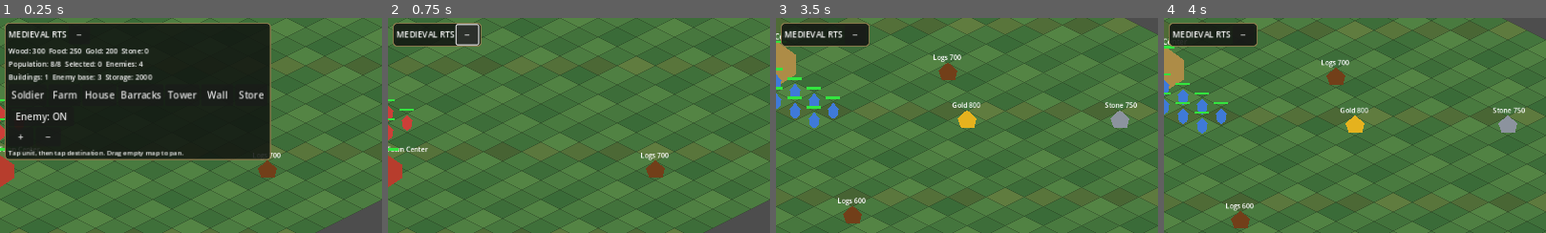
Above: before the commit, frames 1-4 (left to right).
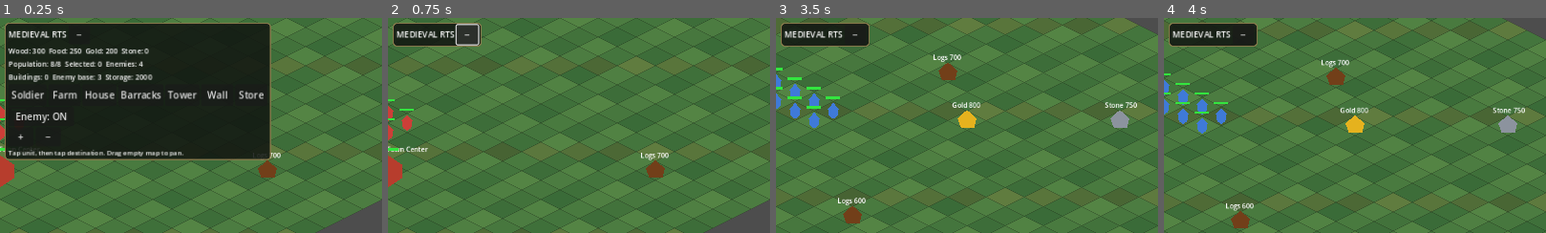
Above: after the commit, the same moments.

Repository: noub1234567-cmd/Medieval-RTS-Mobile
Game: Godot game, scene res://scenes/main.tscn
Same seed, same stepped clock (60 frames per second), same inputs: the game is played once before the commit and once after it.
Inputs (mouse positions are % of the whole screen's width and height, from its top left):
- Up to frame 1 (0.25 s): no input
- Up to frame 2 (0.75 s): click "−" at 0.5 s
- Up to frame 3 (3.5 s): click "Pause" at 1.25 s; click "Resume" at 2 s; move the mouse to (45, 70) at 2.77 s; hold W from 2.78 s (still down); click (45, 70) at 2.92 s
- Up to frame 4 (4 s): release W at 3.5 s; drag from (80, 65) to (45, 70) at 3.52 s
The pictures show only the part of the screen within x 0-50%, y 0-50%; the shares and areas given below are measured in that part.

The runs differ from the first frame. In frame 1, less than 0.1% of the frame differs, in the area x 11-13%, y 26-29%; in frame 2, nothing differs; in frame 3, 0.8%; in frame 4, 0.8%, in the area x 0-6%, y 9-33%.
Error after the commit: Invalid assignment of property or key 'town_center_level' with value of type 'int' on a base object of type 'Node2D (building.gd)'. (res://scripts/game.gd:122)

Commit message:
Add Town Center level 2 upgrade workflow

Diff:
--- a/scripts/game.gd
+++ b/scripts/game.gd
@@ -52,6 +52,7 @@
 var enemy_toggle_button: Button
 var cancel_build_button: Button
 var demolish_building_button: Button
+var upgrade_town_center_button: Button
 var pause_toggle_button: Button
 var game_paused := false
 var enemy_attack_losses := 0
@@ -118,6 +119,7 @@
 	depot.health=1000
 	depot.name="Town Center"
 	depot.building_type="Town Center"
+	depot.town_center_level=1
 	depot.position=grid_to_screen(Vector2i(11,11))
 	var shape:=Polygon2D.new()
 	shape.polygon=PackedVector2Array([Vector2(0,-38),Vector2(34,-14),Vector2(34,18),Vector2(0,40),Vector2(-34,18),Vector2(-34,-14)])
@@ -273,6 +275,12 @@
 				nearest=unit
 	return nearest
 
+func find_town_center_at(pos:Vector2)->Node2D:
+	for building in buildings:
+		if is_instance_valid(building) and building.team==0 and building.building_type=="Town Center" and building.health>0 and pos.distance_to(building.position)<90.0:
+			return building
+	return null
+
 func find_player_building_at(pos:Vector2)->Node2D:
 	var nearest:Node2D=null
 	var best_distance:=58.0
@@ -307,6 +315,14 @@
 		if is_instance_valid(demolish_building_button):demolish_building_button.visible=false
 		help_label.text="Construction selected — cancel to recover 60% of cost"
 		return
+	var town_center=find_town_center_at(pos)
+	if town_center!=null:
+		clear_selection()
+		selected_building=town_center
+		if is_instance_valid(upgrade_town_center_button): upgrade_town_center_button.visible=true
+		if is_instance_valid(demolish_building_button): demolish_building_button.visible=false
+		help_label.text="Town Center selected — upgrade to Level 2"
+		return
 	var structure=find_player_building_at(pos)
 	if structure!=null:
 		clear_selection()
@@ -355,6 +371,7 @@
 	selected_building=null
 	if is_instance_valid(cancel_build_button):cancel_build_button.visible=false
 	if is_instance_valid(demolish_building_button):demolish_building_button.visible=false
+	if is_instance_valid(upgrade_town_center_button):upgrade_town_center_button.visible=false
 
 func add_selection(u:Node2D) -> void:
 	if not selected.has(u):
@@ -491,6 +508,14 @@
 	demolish_building_button.z_index=100
 	demolish_building_button.pressed.connect(demolish_selected_building)
 	hud.add_child(demolish_building_button)
+	upgrade_town_center_button=Button.new()
+	upgrade_town_center_button.text="Upgrade Town Center (L2)"
+	upgrade_town_center_button.custom_minimum_size=Vector2(220,44)
+	upgrade_town_center_button.position=Vector2(8,154)
+	upgrade_town_center_button.visible=false
+	upgrade_town_center_button.z_index=100
+	upgrade_town_center_button.pressed.connect(upgrade_selected_town_center)
+	hud.add_child(upgrade_town_center_button)
 	var zoom_row:=HBoxContainer.new()
 	v.add_child(zoom_row)
 	var zoom_in:=Button.new()
@@ -769,6 +794,7 @@
 	selected_building=null
 	if is_instance_valid(cancel_build_button):cancel_build_button.visible=false
 	if is_instance_valid(demolish_building_button):demolish_building_button.visible=false
+	if is_instance_valid(upgrade_town_center_button):upgrade_town_center_button.visible=false
 	help_label.text="Building demolished — 15% of resources refunded"
 	update_status()
 
@@ -785,6 +811,33 @@
 	if unit!=null and unit.team==0:
 		population=max(0,population-1)
 		update_status()
+
+func upgrade_selected_town_center()->void:
+	var tc=selected_building
+	if not is_instance_valid(tc) or tc.building_type!="Town Center" or tc.town_center_level>=2:
+		help_label.text="Select Town Center — maximum level reached or invalid"
+		return
+	var cost={"wood":200,"gold":150,"stone":100}
+	for key in cost:
+		if resources.get(key,0)<cost[key]:
+			help_label.text="Town Center upgrade requires 200 wood, 150 gold and 100 stone"
+			return
+	for key in cost:resources[key]-=cost[key]
+	var builder:Node2D=null
+	var nearest=INF
+	for worker in units:
+		if is_instance_valid(worker) and worker.team==0 and worker.health>0 and worker.upgrade_target==null and worker.build_target_site==null and worker.harvest_target_node==null and worker.storage_target==null:
+			var d=worker.position.distance_to(tc.position)
+			if d<nearest:nearest=d;builder=worker
+	if builder==null:
+		for key in cost:resources[key]+=cost[key]
+		help_label.text="No available worker to upgrade Town Center"
+		return
+	tc.begin_upgrade()
+	builder.upgrade_target(tc)
+	if is_instance_valid(upgrade_town_center_button):upgrade_town_center_button.visible=false
+	help_label.text="Town Center upgrade started — Level 2"
+	update_status()
 
 func building_completed(b:Node2D)->void:
 	construction_sites.erase(b)
